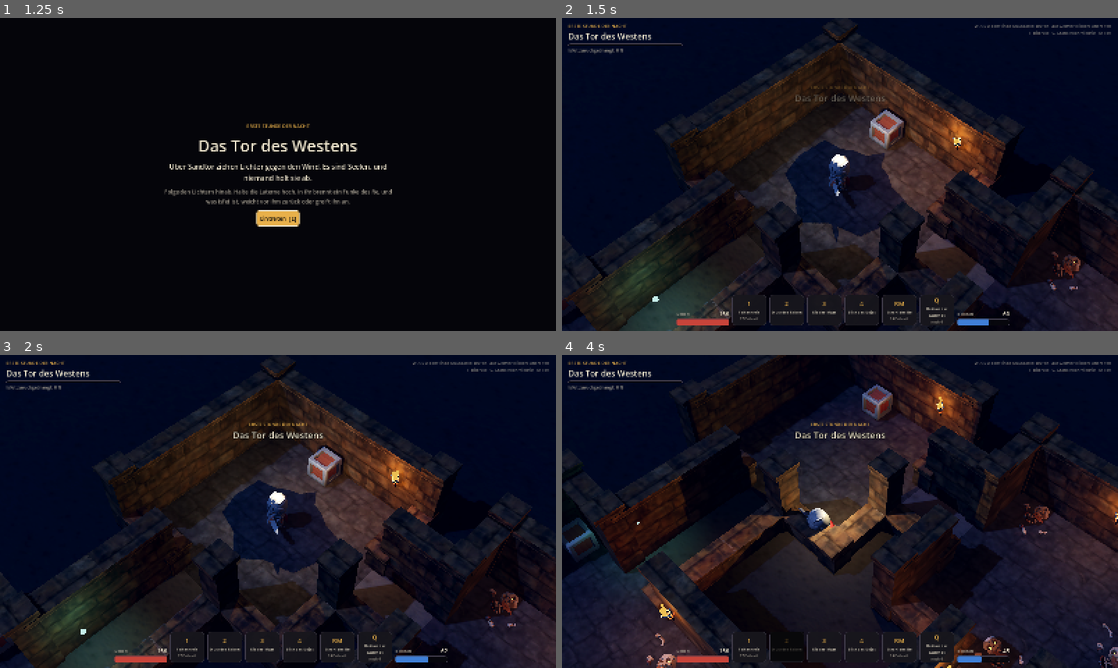
Above: before the commit, frames 1-4 (two rows, left to right).
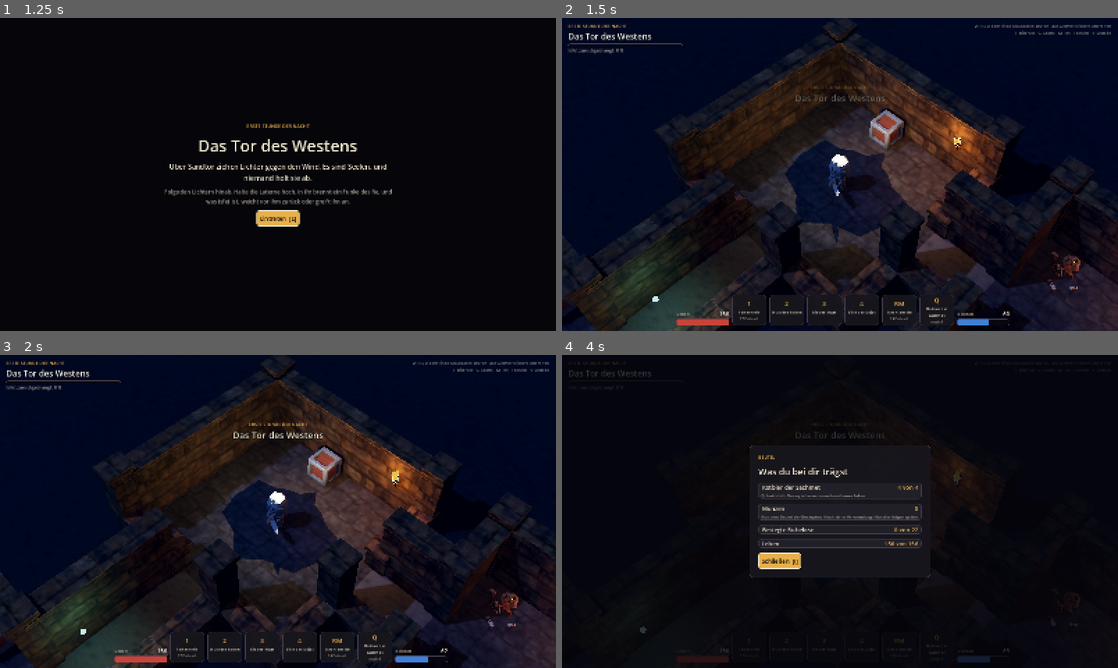
Above: after the commit, the same moments.

Repository: Horemhabb/Feder-und-Herz
Game: Godot game, scene res://main.tscn
The game is run twice, just before and just after one commit, with the same random seed, the same clock (stepped at 60 frames per second) and the same inputs.
Inputs (mouse positions are in pixels of both pictures, inside the frame that each line leads up to):
- Up to frame 1 (1.25 s): tap Enter at 0.5 s; move the mouse to (400, 158) at 0.52 s; hold Right (ui_right) from 0.53 s (still down); tap I at 0.6 s; click (400, 158) at 0.67 s; tap Tab at 0.8 s
- Up to frame 2 (1.5 s): release Right (ui_right) at 1.25 s; click "Eintreten [E]" at 1.25 s
- Up to frame 3 (2 s): no input
- Up to frame 4 (4 s): move the mouse to (728, 527) at 2.02 s; hold Down (ui_down) 2.03-2.78 s; tap Tab at 2.1 s; click (728, 527) at 2.17 s; tap V at 2.3, 2.85 s; move the mouse to (895, 442) at 2.77 s; hold Right (ui_right) 2.78-3.53 s; click (895, 442) at 2.92 s; tap 1 at 3.05, 3.6 s; move the mouse to (812, 574) at 3.52 s; hold Up (ui_up) from 3.53 s (still down); click (812, 574) at 3.67 s; tap 2 at 3.8 s

Frame 1 is identical in both runs. In frame 2, less than 0.1% of the frame differs, in the area x 81-98%, y 4-6%; in frame 3, less than 0.1%; in frame 4, 40%, in the area x 0-100%, y 0-100%.

Commit message:
Vollbild im Web, Beutel mit Münzen, flüchtige Fingertipps, robusterer Spieltest
- Web: beim Druck auf „Eintreten“ selbsttätig Vollbild, dazu Taste V und Knopf „Vollbild“;
  auf dem iPhone (kein Vollbild für Webseiten) Hinweis auf „Zum Home-Bildschirm“, Manifest mit display=fullscreen
- Beutel (Taste I/Tab, Knopf auf dem Handy): Rotbier, Münzen, Besiegte, Leben; Besiegte lassen Münzen fallen,
  Münzen stehen auch auf der Pfortentafel
- Handy: ein flüchtiger Fingertipp zählt noch 0,3 s als gedrückt (bei wenigen Bildern je Sekunde ging er verloren)
- Spieltest: wartet, bis die Figur handeln darf, und prüft die Zeit erst nach dem Trefferstopp; neue Prüfungen für
  Beutel, Münzen und Fingertipp (33 von 33)

Co-Authored-By: Claude Opus 5.5 <noreply@anthropic.com>
Claude-Session: https://claude.ai/code/session_017wc3KBacWxSiF7n4pb6tT3

Diff:
--- a/herz-und-feder-3d/scripts/hud.gd
+++ b/herz-und-feder-3d/scripts/hud.gd
@@ -31,6 +31,8 @@
 var primary_btn: Button
 var banner_tw: Tween
 var toast_tw: Tween
+var bag_open := false
+var chapter_note := ""     # Zusatzzeile auf der Tafel (z. B. Hinweis für das iPhone)
 var l_quer: Label          # Hinweis, das Handy quer zu halten
 var tap_frame := -1        # Bild, in dem zuletzt ein Fähigkeitenknopf ausgelöst wurde (Finger meldet sich doppelt)
 
@@ -53,7 +55,7 @@
 	l_track = _label("", 13, DIM)
 	l_track.autowrap_mode = TextServer.AUTOWRAP_WORD_SMART
 	tl.add_child(l_track)
-	var hint := _label("Finger halten: laufen · Gegner antippen: angreifen · Fähigkeiten unten antippen" if game.touch else "W A S D oder linke Maustaste: laufen · auf Gegner klicken: angreifen\nF Bildrate · G Grafik hoch/niedrig · M Ton", 12, Color(DIM, 0.7))
+	var hint := _label("Finger halten: laufen · Gegner antippen: angreifen · Fähigkeiten unten antippen" if game.touch else "W A S D oder linke Maustaste: laufen · auf Gegner klicken: angreifen\nF Bildrate · G Grafik · M Ton · I Beutel · V Vollbild", 12, Color(DIM, 0.7))
 	hint.set_anchors_preset(Control.PRESET_TOP_RIGHT)
 	hint.horizontal_alignment = HORIZONTAL_ALIGNMENT_RIGHT
 	hint.position = Vector2(-560, 14)
@@ -63,16 +65,19 @@
 		# ohne Tastatur: Grafik, Ton und Bildrate als Knöpfe
 		var row := HBoxContainer.new()
 		row.set_anchors_preset(Control.PRESET_TOP_RIGHT)
-		row.position = Vector2(-330, 38)
-		row.custom_minimum_size = Vector2(310, 0)
+		row.position = Vector2(-470, 38)
+		row.custom_minimum_size = Vector2(450, 0)
 		row.alignment = BoxContainer.ALIGNMENT_END
-		row.add_theme_constant_override("separation", 8)
-		for t in [["Grafik", func(): game.set_low(not game.low_gfx)], ["Ton", func(): game.sfx.set_muted(not game.sfx.muted)], ["Bildrate", func(): toggle_fps()]]:
+		row.add_theme_constant_override("separation", 6)
+		var knoepfe := [["Beutel", func(): game.toggle_bag()], ["Grafik", func(): game.set_low(not game.low_gfx)], ["Ton", func(): game.sfx.set_muted(not game.sfx.muted)], ["Bildrate", func(): toggle_fps()]]
+		if game.can_fullscreen:
+			knoepfe.insert(0, ["Vollbild", func(): game.toggle_fullscreen()])
+		for t in knoepfe:
 			var b := Button.new()
 			b.text = t[0]
 			b.focus_mode = Control.FOCUS_NONE
 			b.add_theme_font_size_override("font_size", 13)
-			b.custom_minimum_size = Vector2(84, 40)
+			b.custom_minimum_size = Vector2(86, 40)
 			b.add_theme_stylebox_override("normal", _flat(PANEL, 8, Color("3d3947"), 1))
 			b.add_theme_stylebox_override("hover", _flat(PANEL, 8, Color("3d3947"), 1))
 			b.add_theme_stylebox_override("pressed", _flat(Color("211f27"), 8, DIM, 1))
@@ -305,6 +310,7 @@
 
 # ---------------------------------------------------------------- Fenster
 func _close() -> void:
+	bag_open = false
 	if overlay:
 		overlay.queue_free()
 		overlay = null
@@ -341,7 +347,7 @@
 	# auf dem Handy gibt es keine Tasten: den Hinweis in eckigen Klammern weglassen
 	if not game.touch:
 		return text
-	return text.replace("[E]  ", "").replace("[Esc]  ", "")
+	return text.replace("[E]  ", "").replace("[Esc]  ", "").replace("[I]  ", "")
 
 func _sheet(dim: float, width: float) -> VBoxContainer:
 	_close()
@@ -380,6 +386,8 @@
 	v.add_child(_para(name, 46, PARCH, true))
 	v.add_child(_para(lead, 20, PARCH, true))
 	v.add_child(_para(brief, 16, DIM, true))
+	if chapter_note != "":
+		v.add_child(_para(chapter_note, 14, TEAL, true))
 	var row := CenterContainer.new()
 	primary_btn = _button(_taste("  %s  [E]  " % btn), true, cb)
 	primary_btn.disabled = true
@@ -423,6 +431,45 @@
 	secondary = stay
 	primary_btn.grab_focus()
 
+func show_bag() -> void:
+	var h: Hero = game.hero
+	var v := _sheet(0.8, 520)
+	bag_open = true
+	v.add_child(_para("BEUTEL", 13, GOLD))
+	v.add_child(_para("Was du bei dir trägst", 26, PARCH))
+	var rows := [
+		["Rotbier der Sachmet", "%d von 4" % h.pots, "Q: heilt dich. Besiegte lassen manchmal eines fallen."],
+		["Münzen", str(game.gold), "Aus dem Beutel der Besiegten. Noch ohne Verwendung: Händler folgen später."],
+		["Besiegte Ruhelose", "%d von %d" % [game.kills, game.total], ""],
+		["Leben", "%d von %d" % [int(ceil(h.hp)), int(h.max_hp)], ""],
+	]
+	for r in rows:
+		var p := PanelContainer.new()
+		p.add_theme_stylebox_override("panel", _flat(Color("211f27"), 8, Color("3d3947"), 1))
+		var pv := VBoxContainer.new()
+		var top := HBoxContainer.new()
+		var n := _label("  " + r[0], 17, PARCH)
+		n.size_flags_horizontal = Control.SIZE_EXPAND_FILL
+		top.add_child(n)
+		top.add_child(_label(r[1] + "  ", 17, GOLD))
+		pv.add_child(top)
+		if r[2] != "":
+			pv.add_child(_para("  " + r[2], 12, DIM))
+		p.add_child(pv)
+		v.add_child(p)
+	var cb := func(): get_tree().paused = false
+	var btns := HBoxContainer.new()
+	primary_btn = _button(_taste("  Schließen  [I]  "), true, cb)
+	btns.add_child(primary_btn)
+	v.add_child(btns)
+	primary = cb
+	secondary = cb
+	primary_btn.grab_focus()
+
+func close_bag() -> void:
+	_close()
+	get_tree().paused = false
+
 func show_dead(text: String, cb: Callable) -> void:
 	var v := _sheet(0.8, 560)
 	v.add_child(_para("IN DER DUAT", 13, GOLD))
@@ -444,6 +491,11 @@
 	return true
 
 func _input(ev: InputEvent) -> void:
+	if bag_open and ev is InputEventKey and ev.pressed and not ev.echo and (ev.keycode == KEY_I or ev.keycode == KEY_TAB):
+		get_viewport().set_input_as_handled()
+		game.sfx.play("ui")
+		close_bag()
+		return
 	if overlay == null or not (ev is InputEventKey) or not ev.pressed or ev.echo:
 		return
 	if ev.keycode == KEY_E or ev.keycode == KEY_ENTER or ev.keycode == KEY_KP_ENTER:
--- a/herz-und-feder-3d/scripts/main.gd
+++ b/herz-und-feder-3d/scripts/main.gd
@@ -52,6 +52,8 @@
 var shake := 0.0
 var shot_gap := 0.0
 var kills := 0
+var gold := 0                 # Münzen aus dem Beutel der Besiegten
+var can_fullscreen := true    # im Browser: kann diese Seite Vollbild? (iPhone-Safari kann es nicht)
 var total := 0
 var deaths := 0
 var clock := 0.0
@@ -59,6 +61,7 @@
 var low_gfx := false
 var touch := false   # Handy oder Tablet im Browser: größere Anzeige, Knöpfe statt Tasten, sparsame Grafik
 var hold_attack := false
+var tap_t := 0.0     # Handy: ein kurzer Fingertipp zählt noch einen Moment als gedrückt (bei wenigen Bildern je Sekunde sonst verloren)
 var cam_pos := Vector3.ZERO
 var autotest: Node
 var slow_t := 0.0
@@ -92,8 +95,14 @@
 		or (OS.has_feature("web") and DisplayServer.is_touchscreen_available())
 	if touch:
 		get_window().content_scale_factor = 1.5   # Schrift und Knöpfe anderthalbmal so groß: mit dem Finger treffbar
+	var standalone := false
+	if OS.has_feature("web"):
+		can_fullscreen = bool(JavaScriptBridge.eval("!!(document.fullscreenEnabled || document.webkitFullscreenEnabled)"))
+		standalone = bool(JavaScriptBridge.eval("(window.navigator.standalone === true) || window.matchMedia('(display-mode: fullscreen)').matches || window.matchMedia('(display-mode: standalone)').matches"))
 	hud = Hud.new()
 	hud.game = self
+	if OS.has_feature("web") and not can_fullscreen and not standalone:
+		hud.chapter_note = "Vollbild auf dem iPhone: unten auf Teilen tippen, „Zum Home-Bildschirm“ wählen und das Spiel von dort starten."
 	add_child(hud)
 	if touch:
 		auto_low_done = true
@@ -114,12 +123,38 @@
 			get_tree().root.add_child.call_deferred(pt)
 
 func begin() -> void:
+	# der Knopf „Eintreten“ ist die Berührung, die der Browser für Vollbild verlangt
+	if OS.has_feature("web") and can_fullscreen:
+		set_fullscreen(true)
 	sfx.hush()
 	started = true
 	get_tree().paused = false
 	hud.banner(TXT.name, TXT.no)
 
 # ---------------------------------------------------------------- Welt
+func is_fullscreen() -> bool:
+	var m := DisplayServer.window_get_mode()
+	return m == DisplayServer.WINDOW_MODE_FULLSCREEN or m == DisplayServer.WINDOW_MODE_EXCLUSIVE_FULLSCREEN
+
+func set_fullscreen(on: bool) -> void:
+	if on != is_fullscreen():
+		DisplayServer.window_set_mode(DisplayServer.WINDOW_MODE_FULLSCREEN if on else DisplayServer.WINDOW_MODE_WINDOWED)
+
+func toggle_fullscreen() -> void:
+	set_fullscreen(not is_fullscreen())
+
+func toggle_bag() -> void:
+	# Beutel: zeigt Rotbier, Münzen und Fortschritt; das Spiel steht, solange er offen ist
+	if not started or hero.dead:
+		return
+	if hud.bag_open:
+		sfx.play("ui")
+		hud.close_bag()
+	elif hud.overlay == null and not get_tree().paused:
+		sfx.play("ui")
+		get_tree().paused = true
+		hud.show_bag()
+
 func is_floor(cx: int, cz: int) -> bool:
 	return cx >= 0 and cz >= 0 and cx < W and cz < H and MAP[cz][cx] != "#"
 
@@ -705,6 +740,9 @@
 	bolts.append({"n": l, "v": dir * speed, "dmg": dmg, "life": 3.2})
 
 func on_foe_dead(f: Foe) -> void:
+	var coins := 120 if f == boss else (randi_range(6, 12) if f.kind == "mage" else randi_range(3, 8))
+	gold += coins
+	float_text(f.global_position + Vector3(0, 0.8, 0), "+%d Münzen" % coins, Color(0.95, 0.78, 0.3))
 	if f == boss:
 		on_boss_dead()
 	else:
@@ -811,7 +849,7 @@
 	get_tree().paused = true
 	sfx.play("ui")
 	sfx.say("vo_epi")
-	var stats := [[_clock(), "Zeit"], [str(kills), "Besiegte"], [str(deaths), "Rückschläge"]]
+	var stats := [[_clock(), "Zeit"], [str(kills), "Besiegte"], [str(gold), "Münzen"], [str(deaths), "Rückschläge"]]
 	hud.show_gate(TXT.no + " · VOLLENDET", TXT.name, TXT.epi, stats, "HINTER DER PFORTE · ZWEITE STUNDE DER NACHT", TXT.next, TXT.next_lead,
 		func():
 			sfx.hush()
@@ -945,7 +983,11 @@
 			KEY_Q: hero.cast("potion")
 			KEY_F: hud.toggle_fps()
 			KEY_G: set_low(not low_gfx)
+			KEY_V: toggle_fullscreen()
+			KEY_I, KEY_TAB: toggle_bag()
 			KEY_M: sfx.set_muted(not sfx.muted)
+	if touch and ev is InputEventMouseButton and ev.pressed and ev.button_index == MOUSE_BUTTON_LEFT:
+		tap_t = 0.3
 	if ev is InputEventMouseButton and ev.pressed and ev.button_index == MOUSE_BUTTON_RIGHT:
 		hero.aim = mouse_ground()
 		hero.cast("beam")
@@ -982,7 +1024,9 @@
 			dir = (Vector3(1, 0, -1).normalized() * v.x + Vector3(1, 0, 1).normalized() * v.y).normalized()
 		var mg := mouse_ground()
 		hero.aim = mg
-		if Input.is_mouse_button_pressed(MOUSE_BUTTON_LEFT) and not hud.mouse_over_ui():
+		var gedrueckt := Input.is_mouse_button_pressed(MOUSE_BUTTON_LEFT) or tap_t > 0.0
+		tap_t = maxf(0.0, tap_t - delta)
+		if gedrueckt and not hud.mouse_over_ui():
 			var tgt := foe_near(mg, 1.6)
 			var to := mg - hero.global_position
 			to.y = 0
--- a/herz-und-feder-3d/scripts/playtest.gd
+++ b/herz-und-feder-3d/scripts/playtest.gd
@@ -75,6 +75,11 @@
 	# Fähigkeiten und Schalter
 	h.en = 100.0
 	for k in [[KEY_1, "whirl"], [KEY_2, "dash"], [KEY_3, "oath"], [KEY_4, "udjat"]]:
+		# Abwarten, bis die Figur wieder handeln darf (kein Hieb, keine Betäubung): sonst prüft der Test den Zufall
+		var warte := 0.0
+		while not h.can(k[1]) and warte < 3.0:
+			await wait(0.1)
+			warte += 0.1
 		await key(k[0])
 		check("Taste %s löst %s aus" % [OS.get_keycode_string(k[0]), Hero.SKILLS[k[1]].name], h.cd[k[1]] > 0.0)
 		await wait(0.7)
@@ -97,6 +102,25 @@
 	check("M schaltet den Ton aus", G.sfx.muted)
 	await key(KEY_M)
 	# Angriff mit der Maus auf einen Gegner (mit Treffer-Stillstand)
+	# Beutel
+	G.gold = 7
+	await key(KEY_I)
+	await wait(0.3)
+	check("I öffnet den Beutel, Spiel steht", G.hud.bag_open and get_tree().paused and G.hud.overlay != null)
+	shot("beutel")
+	await key(KEY_I)
+	await wait(0.3)
+	check("I schließt den Beutel, Spiel läuft", not G.hud.bag_open and not get_tree().paused and G.hud.overlay == null)
+	await key(KEY_I)
+	await wait(0.3)
+	await key(KEY_ESCAPE)
+	await wait(0.3)
+	check("Esc schließt den Beutel", not G.hud.bag_open and not get_tree().paused and G.hud.overlay == null)
+	var opfer: Foe = G.foes.filter(func(f): return f.kind == "minion")[1]
+	var g0: int = G.gold
+	opfer.hit(99999.0, h.global_position)
+	await wait(0.6)
+	check("ein besiegter Gegner lässt Münzen fallen (%d -> %d)" % [g0, G.gold], G.gold > g0)
 	var foe: Foe = G.foes.filter(func(f): return f.kind == "minion")[0]
 	h.global_position = foe.global_position + Vector3(2.2, 0, 2.2)
 	G.cam_pos = h.global_position
@@ -106,6 +130,18 @@
 	await wait(2.5)
 	mouse(sp, MOUSE_BUTTON_LEFT, false)
 	check("Klick auf Gegner schlägt zu (Leben %d von %d)" % [int(foe.hp), int(foe.max_hp)], foe.hp < foe.max_hp)
+	await wait(0.25)   # der Trefferstopp dauert 0,05 s und darf beim Prüfen vorbei sein
+	# Handy: ein Fingertipp, der im selben Bild losgelassen wird, muss trotzdem treffen
+	G.touch = true
+	var hp_vor := foe.hp
+	h.global_position = foe.global_position + Vector3(2.2, 0, 2.2)
+	await wait(0.6)
+	var tp: Vector2 = G.cam.unproject_position(foe.global_position + Vector3(0, 1.0, 0))
+	mouse(tp, MOUSE_BUTTON_LEFT, true)
+	mouse(tp, MOUSE_BUTTON_LEFT, false)
+	await wait(1.0)
+	G.touch = false
+	check("Handy: kurzer Fingertipp auf einen Gegner schlägt zu", foe.hp < hp_vor)
 	check("Zeit läuft nach dem Treffer normal weiter", is_equal_approx(Engine.time_scale, 1.0))
 	shot("angriff")
 	# Niederlage und Rückkehr
Not shown, changed: herz-und-feder-3d/export_presets.cfg
Not shown, changed: herz-und-feder-3d/LIESMICH.md
